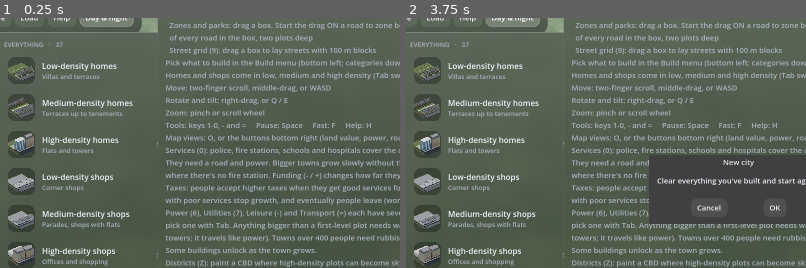
Above: before the commit, frames 1-2 (left to right).
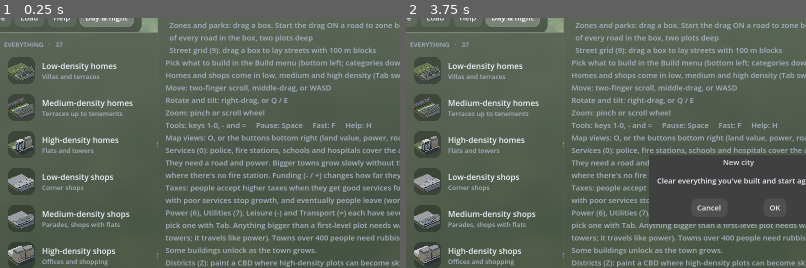
Above: after the commit, the same moments.

Repository: samdickie/city-sim-creator
Game: Godot game, scene res://game3d.tscn
Same seed, same stepped clock (60 frames per second), same inputs: the game is played once before the commit and once after it.
Inputs:
- Up to frame 1 (0.25 s): no input
- Up to frame 2 (3.75 s): click "Play" at 0.5 s; click "Play" at 1.25 s; click "Normal" at 2 s; click "Normal" at 2.75 s; click "New" at 3.5 s
The pictures show only the part of the screen within x 8-58%, y 14-64%; the shares and areas given below are measured in that part.

The runs differ from the first frame. In frame 1, 0.2% of the frame differs, in the area x 2-9%, y 46-55%; in frame 2, 0.2%.

Commit message:
Models for fire station, drill tower, school, hospital; modern blocks and skyscrapers stacked from storey models
Co-Authored-By: Claude Opus 5.5 <noreply@anthropic.com>
Claude-Session: https://claude.ai/code/session_01TJfN1XR5FkkXgydyT6DSGx

Diff:
--- a/scripts/world3d.gd
+++ b/scripts/world3d.gd
@@ -25,15 +25,21 @@
 	"classical2": Vector4(21.0, 13.0, 9.1, 4.0), "classical3": Vector4(21.0, 13.0, 12.5, 4.0),
 	"classical4": Vector4(21.0, 13.0, 15.9, 4.0), "classical5": Vector4(21.0, 13.0, 19.3, 4.0),
 	"classical6": Vector4(21.0, 13.0, 22.7, 4.0), "classical7": Vector4(21.0, 13.0, 26.1, 4.0),
+	"fire_station": Vector4(34.0, 18.0, 11.5, 0.0), "fire_tower": Vector4(6.0, 6.0, 23.0, 0.0),
+	"school": Vector4(38.0, 13.0, 9.0, 4.5), "hospital": Vector4(34.0, 22.0, 20.8, 0.0),
+	# Modern blocks are stacked: a glazed ground floor, upper storeys, then the roof.
+	"modern_base": Vector4(21.0, 13.0, 4.6, 0.0), "modern_floor": Vector4(21.0, 13.0, 3.2, 0.0),
+	"glass_floor": Vector4(21.0, 13.0, 3.2, 0.0), "modern_top": Vector4(21.0, 13.0, 6.85, 0.0),
 }
 # Other designs with the same size as a model above; one is picked for each building.
 const MODEL_VARIANTS := {
 	"villa": ["villa", "villa_b", "villa_c"], "bungalow": ["bungalow", "bungalow_b"],
 	"terrace": ["terrace", "terrace_b"], "tenement3": ["tenement3", "tenement3_b"],
 	"tenement4": ["tenement4", "tenement4_b"], "shop1": ["shop1", "shop1_b"], "shop2": ["shop2", "shop2_b"],
+	"modern_floor": ["modern_floor", "modern_floor_b"],
 }
 const MODEL_PARTS := ["stone", "roof", "glass", "frame", "door", "metal", "pot", "fascia", "render",
-	"awning", "lead", "cladding", "sheet"]
+	"awning", "lead", "cladding", "sheet", "accent"]
 const MODEL_CHUNK := 400.0              # models are drawn in 400 m squares (for culling and detail levels)
 const ROAD_SHADER = preload("res://shaders/road.gdshader")
 
@@ -1359,6 +1365,20 @@
 		Color(roof_colour.r, roof_colour.g, roof_colour.b, variety), _current_owner])
 
 
+func _model_total(model_name: String) -> float:
+	# A model's full height as built (used to place it without stretching).
+	var dims := _model_dims(model_name)
+	return dims.z + dims.w
+
+
+func _raised(spot: Dictionary, up: float) -> Dictionary:
+	# The same spot, lifted (for stacking storeys).
+	var copy := spot.duplicate()
+	var pos: Vector3 = spot["pos"]
+	copy["pos"] = pos + Vector3.UP * up
+	return copy
+
+
 func _fill_models() -> void:
 	# Group the planned models by kind and 400 m square, one MultiMesh each.
 	var groups := {}
@@ -1501,21 +1521,31 @@
 		Tile.FIRE:
 			# Red sandstone with three engine bays, an apron, a drill tower and a yard.
 			var spot := _place(i, front, -5.0, 8.0, 34.0, 18.0)
-			_add_block(spot, 34.0, 18.0, 9.5, RED_SANDSTONE, STYLE_FLATS, 0.0, SLATE, wall_list, roof_list)
-			for k in 3:
-				_front_panel(spot, 18.0, -11.0 + k * 11.0, 0.0, 8.0, 5.2, FIRE_RED, wall_list)
+			if _models.has("fire_station"):
+				_add_model("fire_station", spot, 34.0, 18.0, _model_total("fire_station"), RED_SANDSTONE, FIRE_RED)
+			else:
+				_add_block(spot, 34.0, 18.0, 9.5, RED_SANDSTONE, STYLE_FLATS, 0.0, SLATE, wall_list, roof_list)
+				for k in 3:
+					_front_panel(spot, 18.0, -11.0 + k * 11.0, 0.0, 8.0, 5.2, FIRE_RED, wall_list)
 			_slab(i, front, -5.0, 3.0, 34.0, 5.0, CONCRETE)
 			var tower := _place(i, front, 19.0, 12.0, 6.0, 6.0)
-			_add_block(tower, 6.0, 6.0, 22.0, RED_SANDSTONE, STYLE_FLATS, 0.0, SLATE, wall_list, roof_list)
+			if _models.has("fire_tower"):
+				_add_model("fire_tower", tower, 6.0, 6.0, _model_total("fire_tower"), RED_SANDSTONE, SLATE)
+			else:
+				_add_block(tower, 6.0, 6.0, 22.0, RED_SANDSTONE, STYLE_FLATS, 0.0, SLATE, wall_list, roof_list)
 			_slab(i, front, 0.0, 27.0, 49.0, depth - 29.0, YARD)
 			_prop(i, front, -12.0, 30.0, 2.6, 8.5, 3.2, FIRE_RED)       # a fire engine
 			_prop(i, front, -6.0, 30.0, 2.6, 8.5, 3.2, FIRE_RED)
 		Tile.SCHOOL:
 			# A Victorian sandstone school with a slate roof, a playground and a playing field.
 			var spot := _place(i, front, -4.0, 4.0, 38.0, 13.0)
-			_add_block(spot, 38.0, 13.0, 9.0, RED_SANDSTONE, STYLE_CLASSICAL, 4.5, SLATE, wall_list, roof_list)
-			var porch := _place(i, front, -4.0, 2.2, 8.0, 3.0)
-			_add_block(porch, 8.0, 3.0, 10.5, RED_SANDSTONE, STYLE_CLASSICAL, 3.0, SLATE, wall_list, roof_list)
+			if _models.has("school"):
+				# The model has its own porch and wings standing forward of the front.
+				_add_model("school", spot, 38.0, 13.0, _model_total("school"), RED_SANDSTONE, SLATE)
+			else:
+				_add_block(spot, 38.0, 13.0, 9.0, RED_SANDSTONE, STYLE_CLASSICAL, 4.5, SLATE, wall_list, roof_list)
+				var porch := _place(i, front, -4.0, 2.2, 8.0, 3.0)
+				_add_block(porch, 8.0, 3.0, 10.5, RED_SANDSTONE, STYLE_CLASSICAL, 3.0, SLATE, wall_list, roof_list)
 			_slab(i, front, 20.0, 3.0, 8.0, 15.0, CAR_PARK)        # playground
 			var field_from := 19.0
 			var field_d := depth - field_from - 2.0
@@ -1540,12 +1570,17 @@
 			var floors := 6
 			var h: float = floors * 3.2 + 0.6
 			var main := _place(i, front, -6.0, 13.0, 34.0, 22.0)
-			_add_block(main, 34.0, 22.0, h, MODERN_WHITE, STYLE_MODERN, 0.0, SLATE, wall_list, roof_list)
+			if _models.has("hospital"):
+				# The model has the red cross on its front (in the accent colour).
+				_add_model("hospital", main, 34.0, 22.0, _model_total("hospital"), MODERN_WHITE, CROSS_RED)
+				h += 0.1    # the helipad sits on its roof, inside the parapet
+			else:
+				_add_block(main, 34.0, 22.0, h, MODERN_WHITE, STYLE_MODERN, 0.0, SLATE, wall_list, roof_list)
+				_front_panel(main, 22.0, 11.0, h - 6.0, 1.3, 4.2, CROSS_RED, wall_list)
+				_front_panel(main, 22.0, 11.0, h - 4.55, 4.2, 1.3, CROSS_RED, wall_list)
 			var entrance := _place(i, front, -6.0, 4.0, 16.0, 9.0)
 			_add_block(entrance, 16.0, 9.0, 5.0, GLASS_FRAME, STYLE_GLASS, 0.0, SLATE, wall_list, roof_list)
 			_front_panel(entrance, 9.0, 0.0, 5.0, 18.0, 0.5, TRIM, wall_list)      # canopy edge
-			_front_panel(main, 22.0, 11.0, h - 6.0, 1.3, 4.2, CROSS_RED, wall_list)
-			_front_panel(main, 22.0, 11.0, h - 4.55, 4.2, 1.3, CROSS_RED, wall_list)
 			_roof_panel(main, h, 0.0, 0.0, 14.0, 14.0, CHARCOAL, wall_list)      # helipad
 			_roof_panel(main, h + 0.05, -2.5, 0.0, 1.0, 6.0, WHITE_RENDER, wall_list)
 			_roof_panel(main, h + 0.05, 2.5, 0.0, 1.0, 6.0, WHITE_RENDER, wall_list)
@@ -1959,6 +1994,8 @@
 	var style := STYLE_GLASS if glassy else STYLE_MODERN
 	var colour: Color = GLASS_FRAME if glassy else cladding
 	var floor_h := 3.6 if offices else 3.2
+	var floor_model := "glass_floor" if glassy else "modern_floor"
+	var stacked := _models.has(floor_model)
 	var storeys := rng.randi_range(20, 26) if lv == 7 else rng.randi_range(32, 42)
 	# Tiers: [width, depth, share of the storeys]
 	var tiers: Array = [[24.0, 19.0, 0.88], [18.0, 14.0, 0.12]]
@@ -1969,7 +2006,13 @@
 		var td: float = tier[1]
 		var floors: int = maxi(roundi(storeys * float(tier[2])), 2)
 		var th: float = floors * floor_h
-		_box_item(wall_list, at, x_axis, z_axis, Vector3(tw, th, td), colour, style)
+		if stacked:
+			# The storey models, stretched to this tier's size.
+			var tier_spot := {"pos": at, "x": x_axis, "z": z_axis}
+			for f: int in floors:
+				_add_model(floor_model, _raised(tier_spot, f * floor_h), tw, td, floor_h, colour, colour)
+		else:
+			_box_item(wall_list, at, x_axis, z_axis, Vector3(tw, th, td), colour, style)
 		# A light slab edge where each tier steps in.
 		_box_item(wall_list, at + Vector3.UP * th, x_axis, z_axis, Vector3(tw + 0.6, 0.5, td + 0.6),
 			TRIM if glassy else cladding.lightened(0.2), STYLE_PAINT)
@@ -2053,12 +2096,16 @@
 	var base_h: float = 4.6
 	var body_floors: int = maxi(storeys - 3, 1)
 	var body_h: float = body_floors * 3.2
-	wall_list.append([Transform3D(Basis(x_axis * w, Vector3.UP * base_h, z_axis * d), pos),
-		GLASS_FRAME, Color(w, base_h, d, STYLE_GLASS)])
-	var body_style: int = STYLE_GLASS if glassy else STYLE_MODERN
-	var body_colour: Color = GLASS_FRAME if glassy else cladding
-	wall_list.append([Transform3D(Basis(x_axis * w, Vector3.UP * body_h, z_axis * d), pos + Vector3.UP * base_h),
-		body_colour, Color(w, body_h, d, body_style)])
+	var floor_model := "glass_floor" if glassy else "modern_floor"
+	var stacked: bool = _models.has("modern_base") and _models.has("modern_top") and _models.has(floor_model)
+	if stacked:
+		# The detailed models, storey by storey (the roof has the penthouse and terrace).
+		_add_model("modern_base", spot, w, d, base_h, cladding, cladding)
+		for f: int in body_floors:
+			_add_model(floor_model, _raised(spot, base_h + f * 3.2), w, d, 3.2, cladding, cladding)
+		_add_model("modern_top", _raised(spot, base_h + body_h), w, d, _model_total("modern_top"), cladding, cladding)
+	else:
+		_modern_block_boxes(spot, w, d, base_h, body_h, cladding, glassy, wall_list)
 	# Balconies on alternate sides, floor by floor: a slab and a glass balustrade.
 	for f: int in body_floors:
 		var y: float = base_h + f * 3.2
@@ -2067,6 +2114,20 @@
 		_prop_items.append([Transform3D(Basis(x_axis * (w * 0.44), Vector3.UP * 0.22, z_axis * 1.6), at), TRIM])
 		_prop_items.append([Transform3D(Basis(x_axis * (w * 0.44), Vector3.UP * 1.05, z_axis * 0.08),
 			at + Vector3.UP * 0.22 - z_axis * 0.76), BALCONY_GLASS])
+
+
+func _modern_block_boxes(spot: Dictionary, w: float, d: float, base_h: float, body_h: float,
+		cladding: Color, glassy: bool, wall_list: Array) -> void:
+	# The simple version of a modern block, when the models aren't there.
+	var x_axis: Vector3 = spot["x"]
+	var z_axis: Vector3 = spot["z"]
+	var pos: Vector3 = spot["pos"]
+	wall_list.append([Transform3D(Basis(x_axis * w, Vector3.UP * base_h, z_axis * d), pos),
+		GLASS_FRAME, Color(w, base_h, d, STYLE_GLASS)])
+	var body_style: int = STYLE_GLASS if glassy else STYLE_MODERN
+	var body_colour: Color = GLASS_FRAME if glassy else cladding
+	wall_list.append([Transform3D(Basis(x_axis * w, Vector3.UP * body_h, z_axis * d), pos + Vector3.UP * base_h),
+		body_colour, Color(w, body_h, d, body_style)])
 	# Penthouse: two floors set back, all glass, under a light canopy.
 	var top: float = base_h + body_h
 	var pw: float = w - 5.0
--- a/shaders/model.gdshader
+++ b/shaders/model.gdshader
@@ -3,13 +3,14 @@
 // frames, doors and shopfronts, metal, chimney pots and so on.
 // Per building (from the MultiMesh):
 //   COLOR            wall colour (or, with a map overlay on, the plot's overlay colour)
-//   INSTANCE_CUSTOM  rgb = roof colour, a = a random number (door and shopfront colours,
+//   INSTANCE_CUSTOM  rgb = roof colour (or, on flat-roofed buildings, an accent colour:
+//                    fire station doors, the hospital cross), a = a random number (door and shopfront colours,
 //                    which windows are lit at night)
 shader_type spatial;
 render_mode diffuse_burley, specular_schlick_ggx;
 
 uniform int part = 0;   // 0 stone, 1 roof, 2 glass, 3 frame, 4 door, 5 metal, 6 pot,
-						// 7 fascia, 8 render, 9 awning, 10 lead, 11 cladding, 12 sheet
+						// 7 fascia, 8 render, 9 awning, 10 lead, 11 cladding, 12 sheet, 13 accent
 uniform bool use_wall_tex = false;
 uniform sampler2D wall_tex : source_color, filter_linear_mipmap_anisotropic, repeat_enable;
 uniform vec3 wall_average = vec3(0.255, 0.22, 0.157);
@@ -120,6 +121,9 @@
 		c *= mix(0.85, 1.0, smoothstep(0.0, 2.0, height_up));
 		rough = 0.5;
 		metal = 0.35;
+	} else if (part == 13) {
+		c = extra.rgb;                    // painted in the building's second colour
+		rough = 0.4;
 	}
 	if (overlay_on) {
 		// Map overlay: the plot's colour dominates.
Binary file changed: assets/icons/cbd.png
Binary file changed: assets/icons/fire.png
Binary file changed: assets/icons/homes_2.png
Binary file changed: assets/icons/hospital.png
Binary file changed: assets/icons/school.png
Binary file added: assets/models/fire_station.glb
Binary file added: assets/models/fire_tower.glb
Binary file added: assets/models/glass_floor.glb
Binary file added: assets/models/hospital.glb
Binary file added: assets/models/modern_base.glb
Binary file added: assets/models/modern_floor.glb
Binary file added: assets/models/modern_floor_b.glb
(and 3 more such lines)
